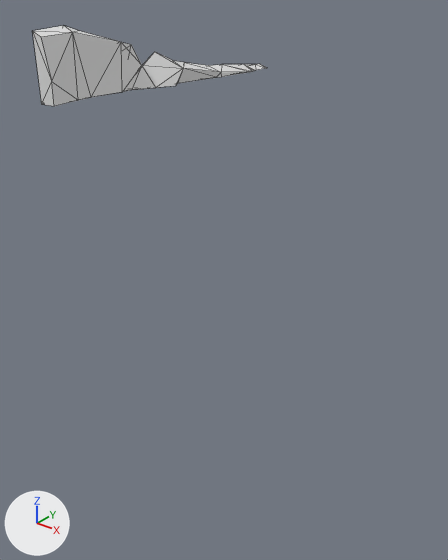
What one commit did to the glTF model assets/terrain/surface_pieces/surf_7_10.glb.
Both versions are drawn from a 50 mm camera at (-67.76, 49.86, 1.51) aimed at (-73.08, 56.52, -2.62). Every picture has the same lights, and +X, +Y and +Z are marked at lower left. The picture after the commit comes second. Mesh edges are drawn as thin lines. Where no turn or scale is listed for an object, it has been applied to the vertices.

The first picture shows 'geometry_0'.
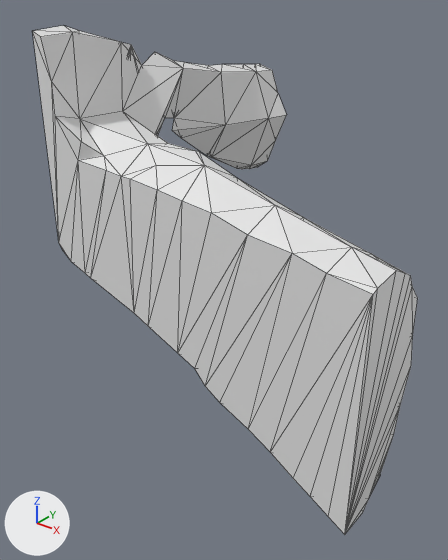
Changed parts and their boxes [x1, y1, x2, y2] in the pictures (448 x 560 px):
'geometry_0', reshaped (64% wider, 528% taller)
    before: [33, 26, 267, 106]
    after: [33, 26, 417, 534]
part 1 of me_geometry_0, built on
    before: [33, 32, 267, 106]
    after: [33, 32, 417, 534]

The change in detail:
me_geometry_0 is used by ob_geometry_0; location (0.0, 0.0, 0.0).
me_geometry_0 had 41 vertices, 78 faces and spanned x -75.0..-74.67, y 55.0..60.0, z 0.0..0.95.
me_geometry_0 now has 132 vertices, 260 faces and spans x -75.0..-70.0, y 55.0..60.0, z -4.54..0.95.
Part 1, on me_geometry_0:
19 vertices are removed from x -75.0..-74.67, y 55.0..60.0, z 0.0.
62 faces are deleted.
1 vertex moves from x -74.92, y 56.58, z 0.0 to x -75.0, y 57.18, z -0.79.
110 vertices are added at x -75.0..-70.0, y 55.0..60.0, z -4.54..-0.02.
244 new faces join them.
